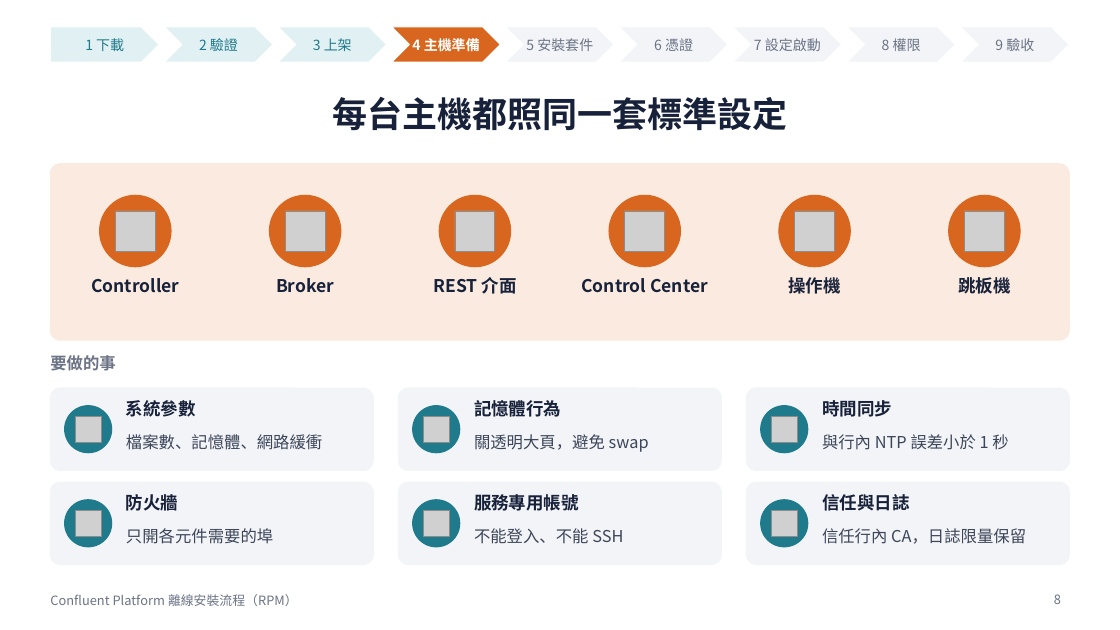
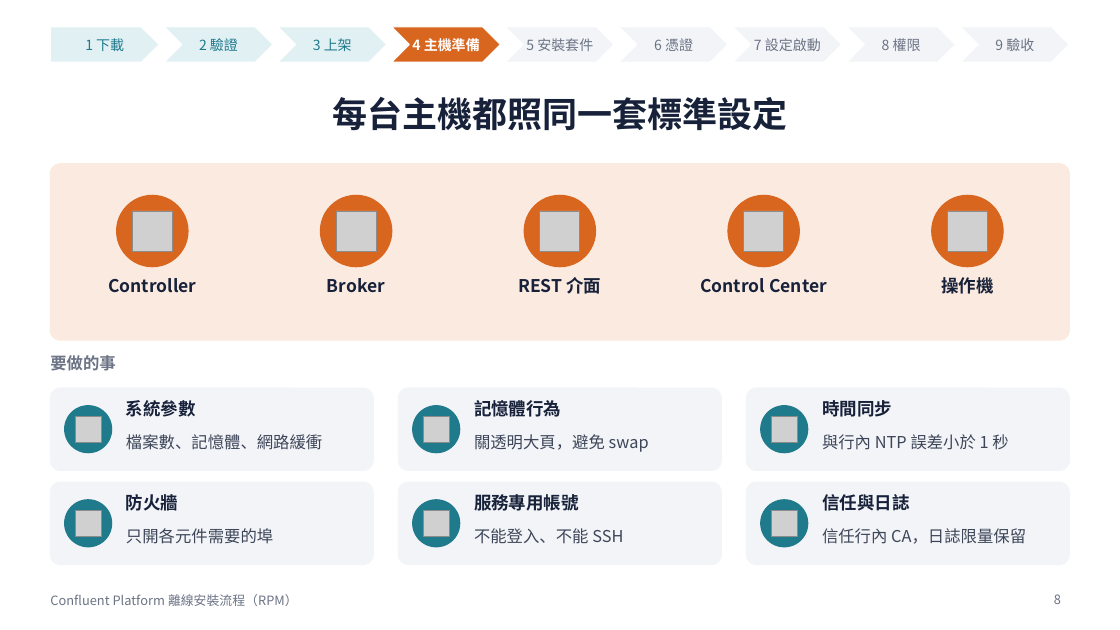
Before and after one commit to zxc81906119/kafka_install_ops, a slide deck: slide 8 of docs/Confluent-RPM安裝流程.pptx. Drawn at 1120x630 pixels with LibreOffice and Linux fonts; fonts in the diff are those of the drawing; grey boxes stand for pictures. Boxes give left, top, right and bottom in pixels: in the first picture for what was removed or moved away, otherwise in the second. Text is boxed around its words. In the diff, an @@ line names an element or a change of style, - is before the commit and + after.

```diff
--- a/docs/Confluent-RPM安裝流程.pptx
+++ b/docs/Confluent-RPM安裝流程.pptx
@@ ellipse: place and size @@
-ellipse at (100, 196, 171, 267)
+ellipse at (117, 196, 188, 267)
@@ ellipse: place and size @@
-ellipse at (270, 196, 341, 267)
+ellipse at (320, 196, 392, 267)
@@ ellipse: place and size @@
-ellipse at (439, 196, 511, 267)
+ellipse at (524, 196, 596, 267)
@@ ellipse removed at (609, 196, 681, 267) @@
@@ ellipse: place and size @@
-ellipse at (779, 196, 850, 267)
+ellipse at (728, 196, 800, 267)
@@ ellipse: place and size @@
-ellipse at (949, 196, 1020, 267)
+ellipse at (932, 196, 1003, 267)
@@ picture: place and size @@
-picture at (115, 211, 155, 251)
+picture at (132, 211, 172, 251)
@@ picture: place and size @@
-picture at (285, 211, 325, 251)
+picture at (336, 211, 376, 251)
@@ picture: place and size @@
-picture at (455, 211, 496, 251)
+picture at (540, 211, 581, 251)
@@ picture: place and size @@
-picture at (625, 211, 665, 251)
+picture at (744, 211, 784, 251)
@@ picture: place and size @@
-picture at (795, 211, 835, 251)
+picture at (948, 211, 988, 251)
@@ picture removed at (965, 211, 1005, 251) @@
@@ text "Controller": place and size @@
-text "Controller" at (91, 278, 179, 293)
+text "Controller" at (108, 278, 196, 293)
@@ text "Broker": place and size @@
-text "Broker" at (276, 278, 334, 293)
+text "Broker" at (327, 278, 385, 293)
@@ text "REST 介面": place and size @@
-text "REST 介面" at (433, 277, 517, 294)
+text "REST 介面" at (518, 277, 601, 294)
@@ text "Control Center": place and size @@
-text "Control Center" at (581, 278, 708, 293)
+text "Control Center" at (700, 278, 827, 293)
@@ text "操作機": place and size @@
-text "操作機" at (788, 277, 840, 294)
+text "操作機" at (941, 277, 993, 294)
@@ text removed at (958, 277, 1010, 294) @@
-跳板機
```
Also in this commit, not shown: 7 other slides changed, 34 other files.
